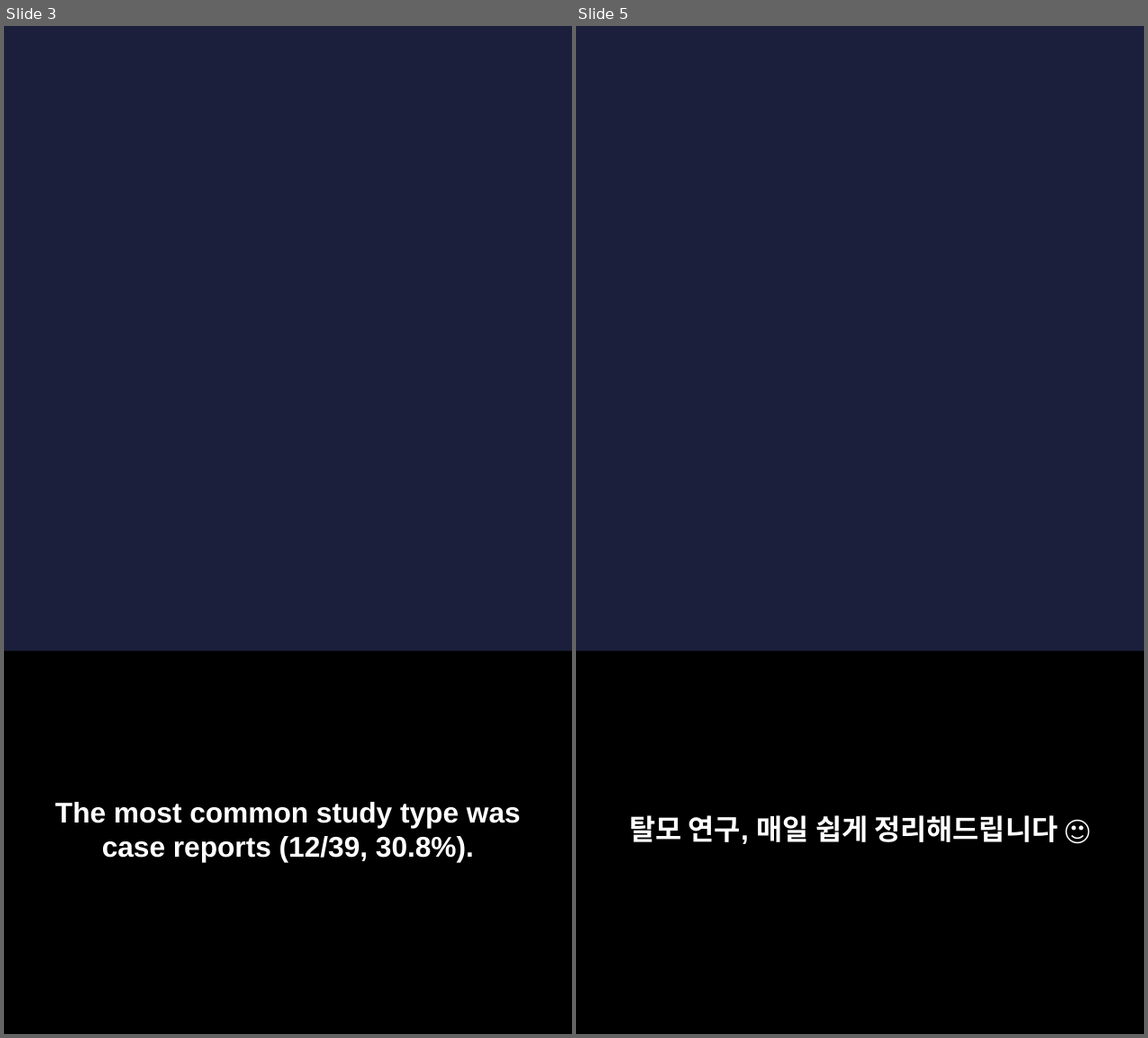
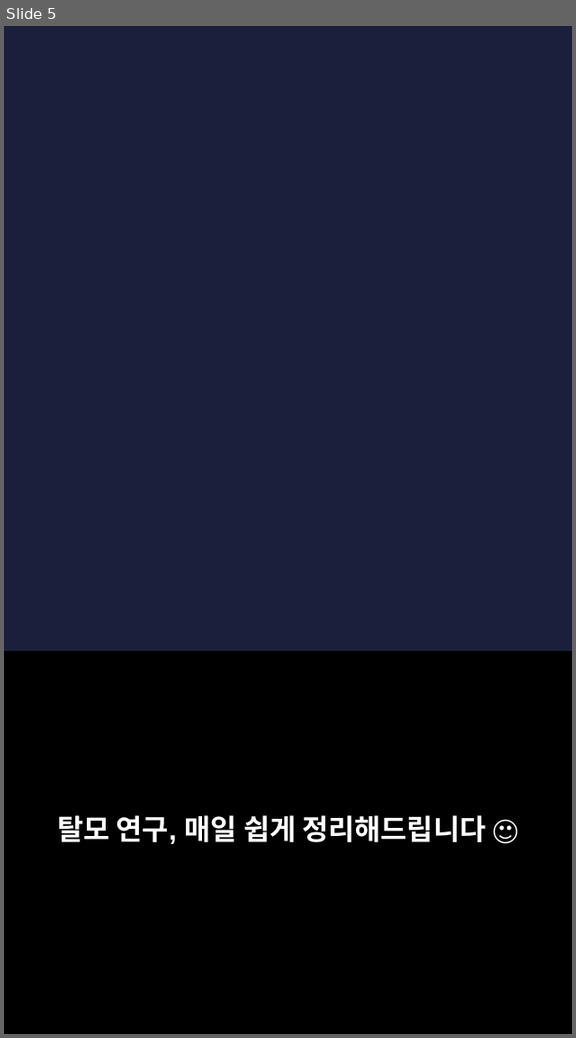
Before and after one commit to hyokang2010-BJ-ANTH/product-builder-test, a slide deck: pwa/data/latest/slides.pptx. Shown side by side, each under a label of ours: slides 3 and 5 before the commit, slide 5 after it; the slides between them are not shown. The pictures are 1148x1038 and 576x1038 pixels, drawn with LibreOffice and Linux fonts; fonts in the diff are those of the drawing; background and template pictures are left out. Boxes give left, top, right and bottom in pixels: in the first picture for what was removed or moved away, otherwise in the second. Text is boxed around its words. In the diff, an @@ line names an element or a change of style, - is before the commit and + after.

```diff
--- a/pwa/data/latest/slides.pptx
+++ b/pwa/data/latest/slides.pptx
@@ slide 3 removed at bbox=[4, 26, 572, 1034], background picture (left out) @@
@@ rectangle removed at bbox=[4, 652, 572, 1034] @@
@@ text removed at bbox=[55, 802, 521, 862] @@
-The most common study type was case reports (12/39, 30.8%).
```
Also in this commit, not shown: 2 slides changed, 5 slides added, 3 other slides removed, 26 other files.
